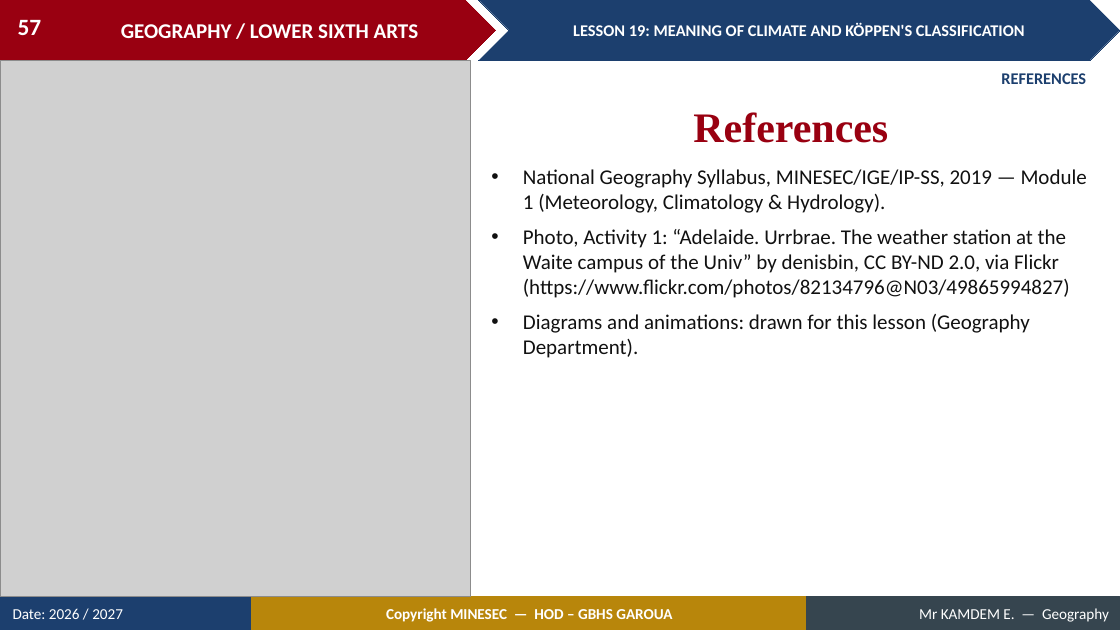
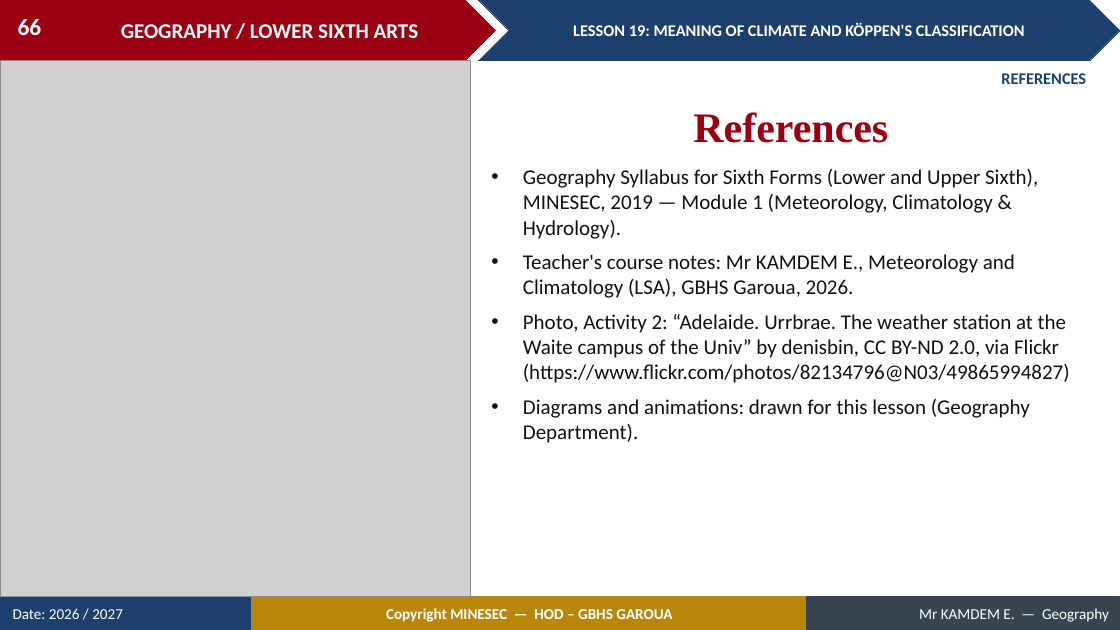
Before and after one commit to Berthautk/linea-github, a slide deck: slide 66 of lecons/LSA/Climatology/01_LSA_CLIM_L19_Meaning_of_Climate_and_K_ppen_s_Classification.pptx (slide 57 before the commit). Drawn at 1120x630 pixels with LibreOffice and Linux fonts; fonts in the diff are those of the drawing; grey boxes stand for pictures. Boxes give left, top, right and bottom in pixels: in the first picture for what was removed or moved away, otherwise in the second. Text is boxed around its words. In the diff, an @@ line names an element or a change of style, - is before the commit and + after.

```diff
--- a/lecons/LSA/Climatology/01_LSA_CLIM_L19_Meaning_of_Climate_and_K_ppen_s_Classification.pptx
+++ b/lecons/LSA/Climatology/01_LSA_CLIM_L19_Meaning_of_Climate_and_K_ppen_s_Classification.pptx
@@ page number at <box>18,19,42,35</box>: text changed @@
-57
+66
@@ text at <box>523,169,1070,383</box>: text changed @@
-• National Geography Syllabus, MINESEC/IGE/IP-SS, 2019 — Module 1 (Meteorology, Climatology & Hydrology).
-• Photo, Activity 1: “Adelaide. Urrbrae. The weather station at the Waite campus of the Univ” by denisbin, CC BY-ND 2.0, via Flickr (https://www.flickr.com/photos/82134796@N03/49865994827)
+• Geography Syllabus for Sixth Forms (Lower and Upper Sixth), MINESEC, 2019 — Module 1 (Meteorology, Climatology & Hydrology).
+• Teacher's course notes: Mr KAMDEM E., Meteorology and Climatology (LSA), GBHS Garoua, 2026.
+• Photo, Activity 2: “Adelaide. Urrbrae. The weather station at the Waite campus of the Univ” by denisbin, CC BY-ND 2.0, via Flickr (https://www.flickr.com/photos/82134796@N03/49865994827)
```
Also in this commit, not shown: 38 other slides changed, 19 slides added, 10 slides removed, 21 other files.
